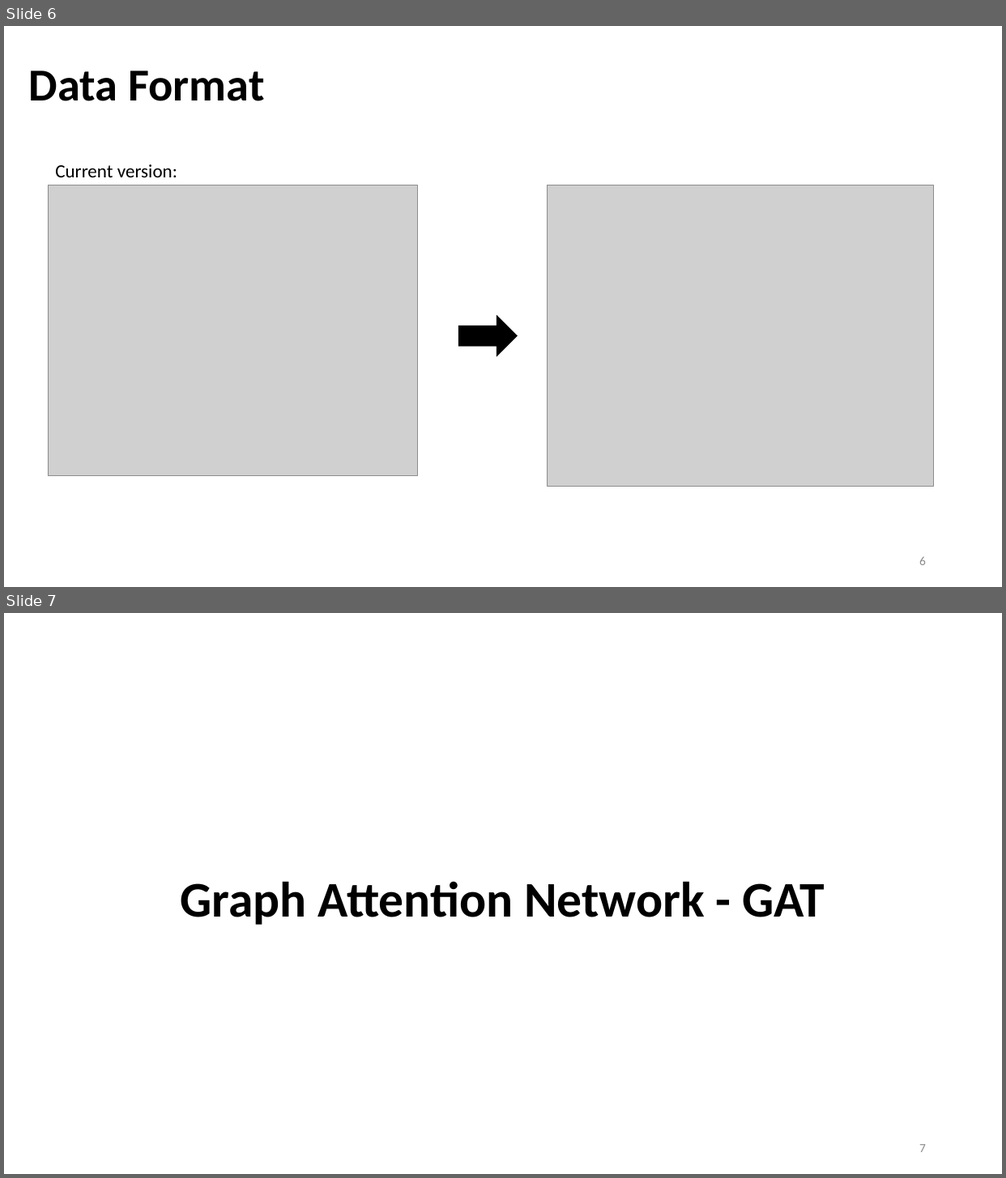
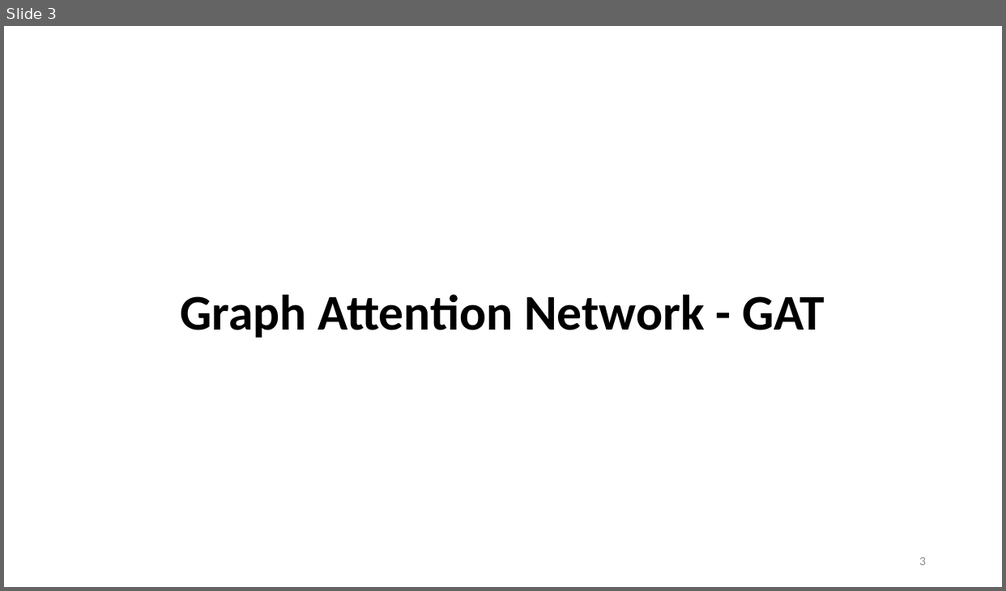
Before and after one commit to Bai1026/Intern-IIS, a slide deck: Meeting/Presentation_0823.pptx. Shown one above the other, each under a label of ours: slides 6 and 7 before the commit, slide 3 after it. The pictures are 1006x1178 and 1006x591 pixels, drawn with LibreOffice and Linux fonts; fonts in the diff are those of the drawing; grey boxes stand for pictures. Boxes give left, top, right and bottom in pixels: in the first picture for what was removed or moved away, otherwise in the second. Text is boxed around its words. In the diff, an @@ line names an element or a change of style, - is before the commit and + after.

```diff
--- a/Meeting/Presentation_0823.pptx
+++ b/Meeting/Presentation_0823.pptx
@@ slide 6 removed at box(4, 26, 1002, 587), background #FFFFFF @@
@@ title removed at box(29, 71, 264, 101) @@
-Data Format
@@ text removed at box(55, 165, 177, 177) @@
-Current version:
@@ picture removed at box(49, 186, 418, 476) @@
@@ picture removed at box(548, 186, 934, 487) @@
@@ right arrow removed at box(459, 317, 517, 356) @@
@@ page number removed at box(919, 557, 926, 565) @@
-6
@@ what was slide 7 is now slide 3 @@
@@ page number at box(919, 557, 926, 565): text changed @@
-7
+3
```
Also in this commit, not shown: 3 slides changed, 1 slide added, 9 other slides removed, 2 other files.
